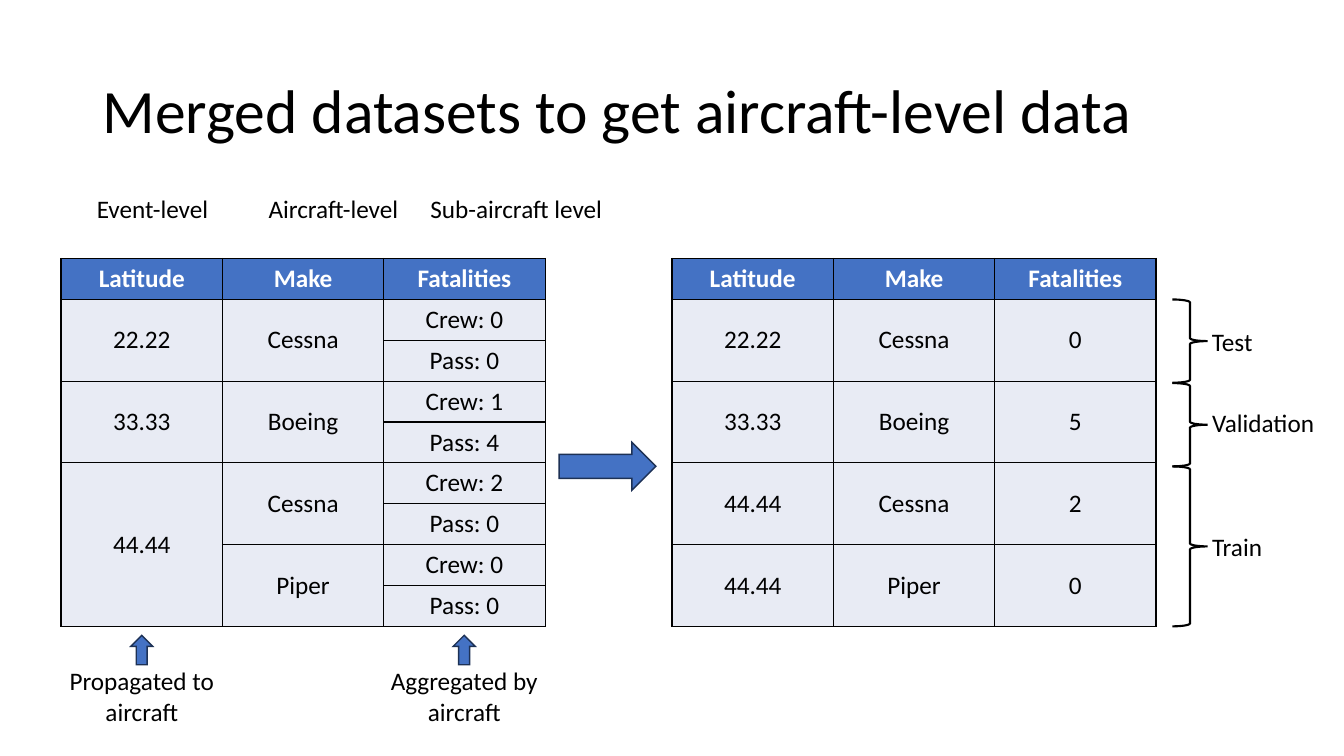
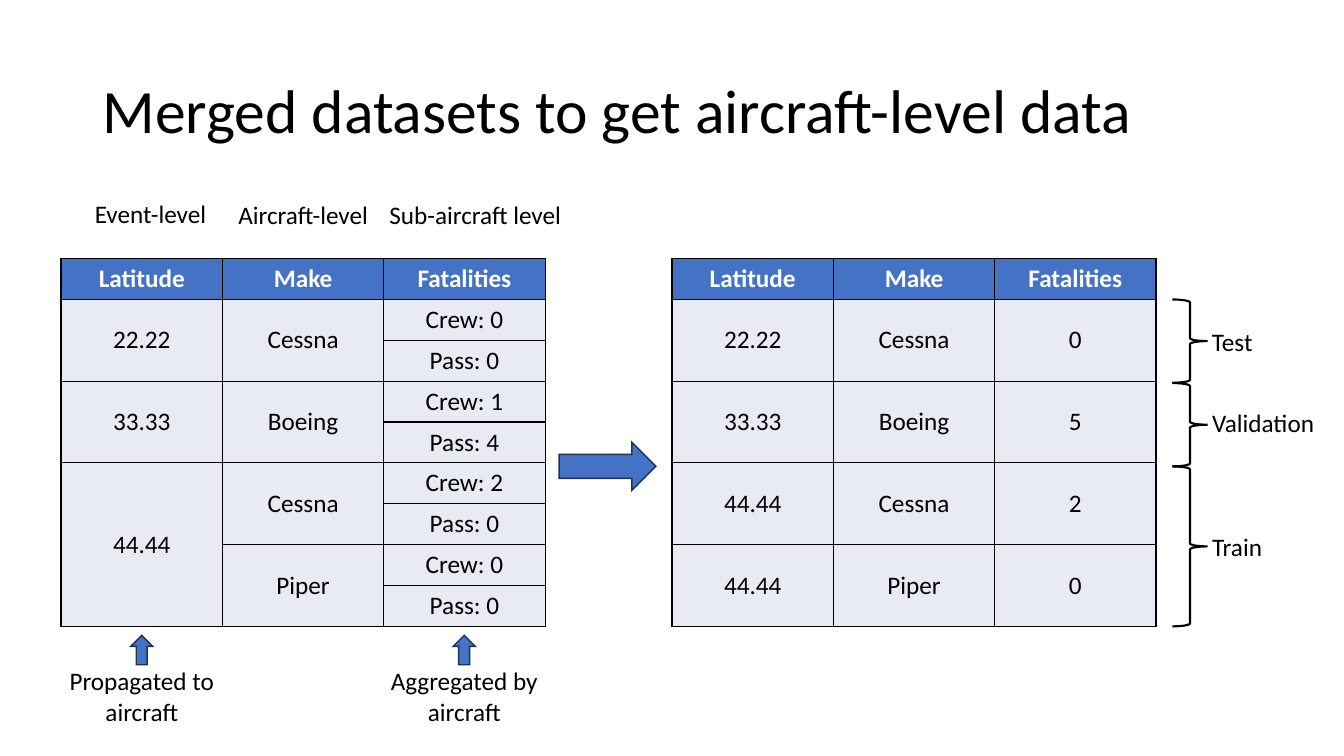
Before and after one commit to TheErdosInstitute-Summer2025-Project/aviation-project, a slide deck: slide 6 of deliverables/presentation.pptx. Drawn at 1344x756 pixels with LibreOffice and Linux fonts; fonts in the diff are those of the drawing. Boxes give left, top, right and bottom in pixels: in the first picture for what was removed or moved away, otherwise in the second. Text is boxed around its words. In the diff, an @@ line names an element or a change of style, - is before the commit and + after.

```diff
--- a/deliverables/presentation.pptx
+++ b/deliverables/presentation.pptx
@@ text "Event-level": place and size @@
-text "Event-level" at <box>97,200,208,218</box>
+text "Event-level" at <box>95,205,206,223</box>
@@ text "Aircraft-level": place and size @@
-text "Aircraft-level" at <box>269,200,399,219</box>
+text "Aircraft-level" at <box>238,206,368,224</box>
@@ text "Sub-aircraft level": place and size @@
-text "Sub-aircraft level" at <box>430,200,602,219</box>
+text "Sub-aircraft level" at <box>389,206,561,225</box>
```
Also in this commit, not shown: 23 other files.
